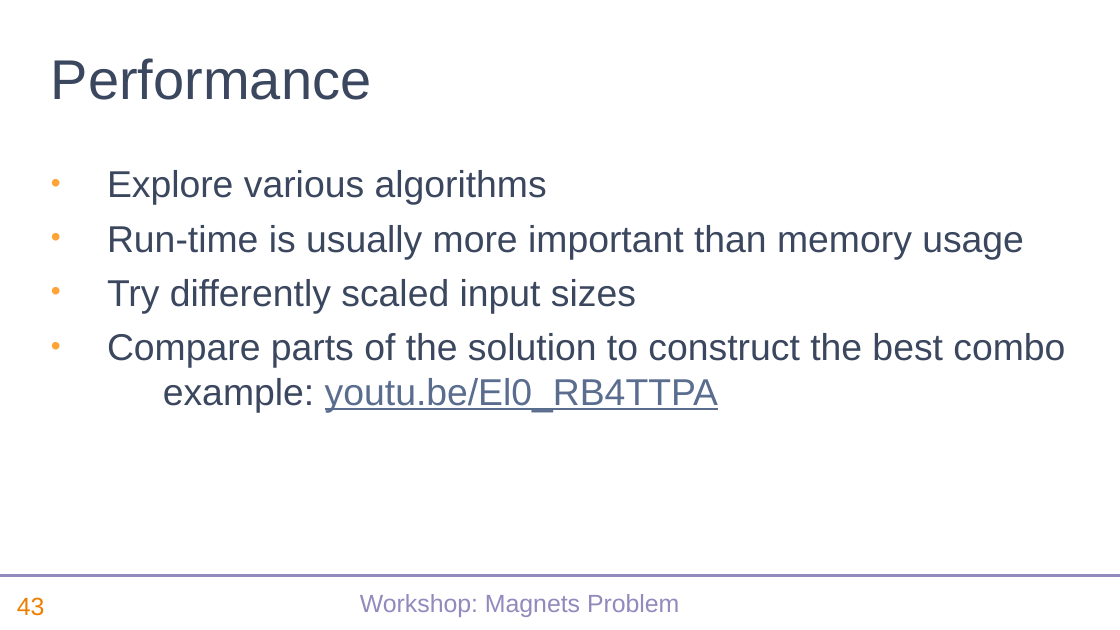
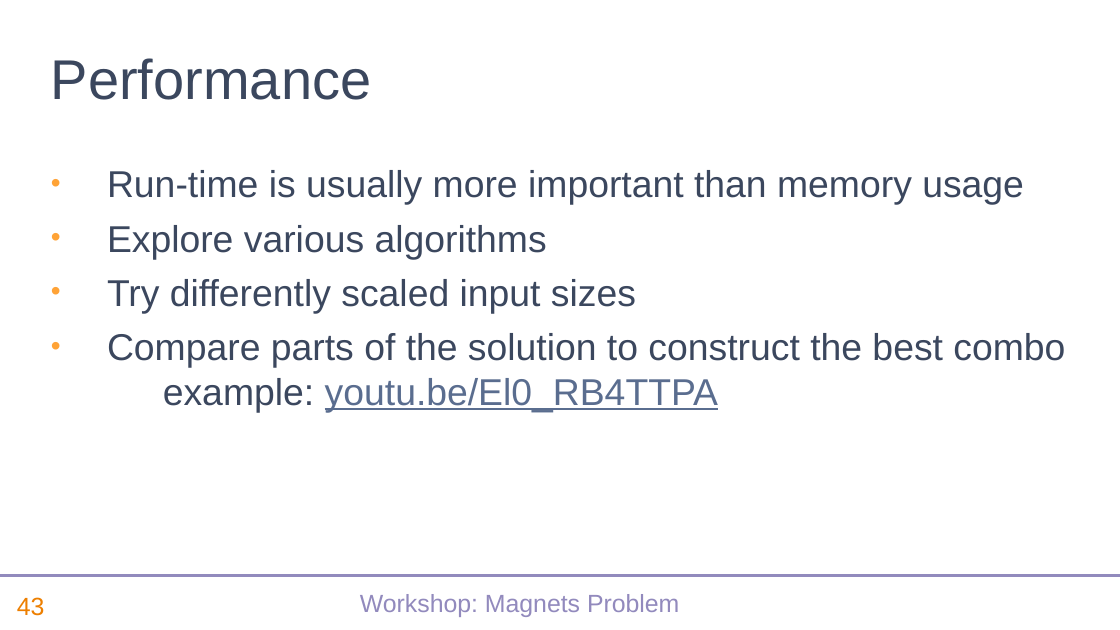
Before and after one commit to abrudz/SimCorp, a slide deck: slide 44 of magnets/slides.pptx. Drawn at 1120x630 pixels with LibreOffice and Linux fonts; fonts in the diff are those of the drawing; background and template pictures are left out. Boxes give left, top, right and bottom in pixels: in the first picture for what was removed or moved away, otherwise in the second. Text is boxed around its words. In the diff, an @@ line names an element or a change of style, - is before the commit and + after.

```diff
--- a/magnets/slides.pptx
+++ b/magnets/slides.pptx
@@ text at <box>107,170,1024,205</box>: paragraph added @@
+• Run-time is usually more important than memory usage
@@ text at <box>107,225,1024,259</box>: paragraph removed @@
-• Run-time is usually more important than memory usage
```
Also in this commit, not shown: 1 other file.
